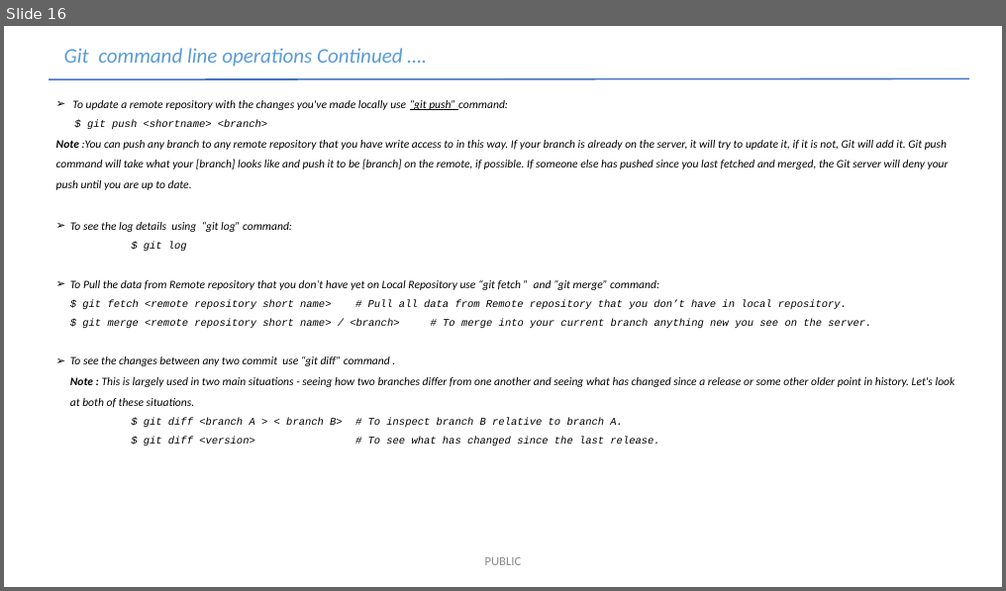
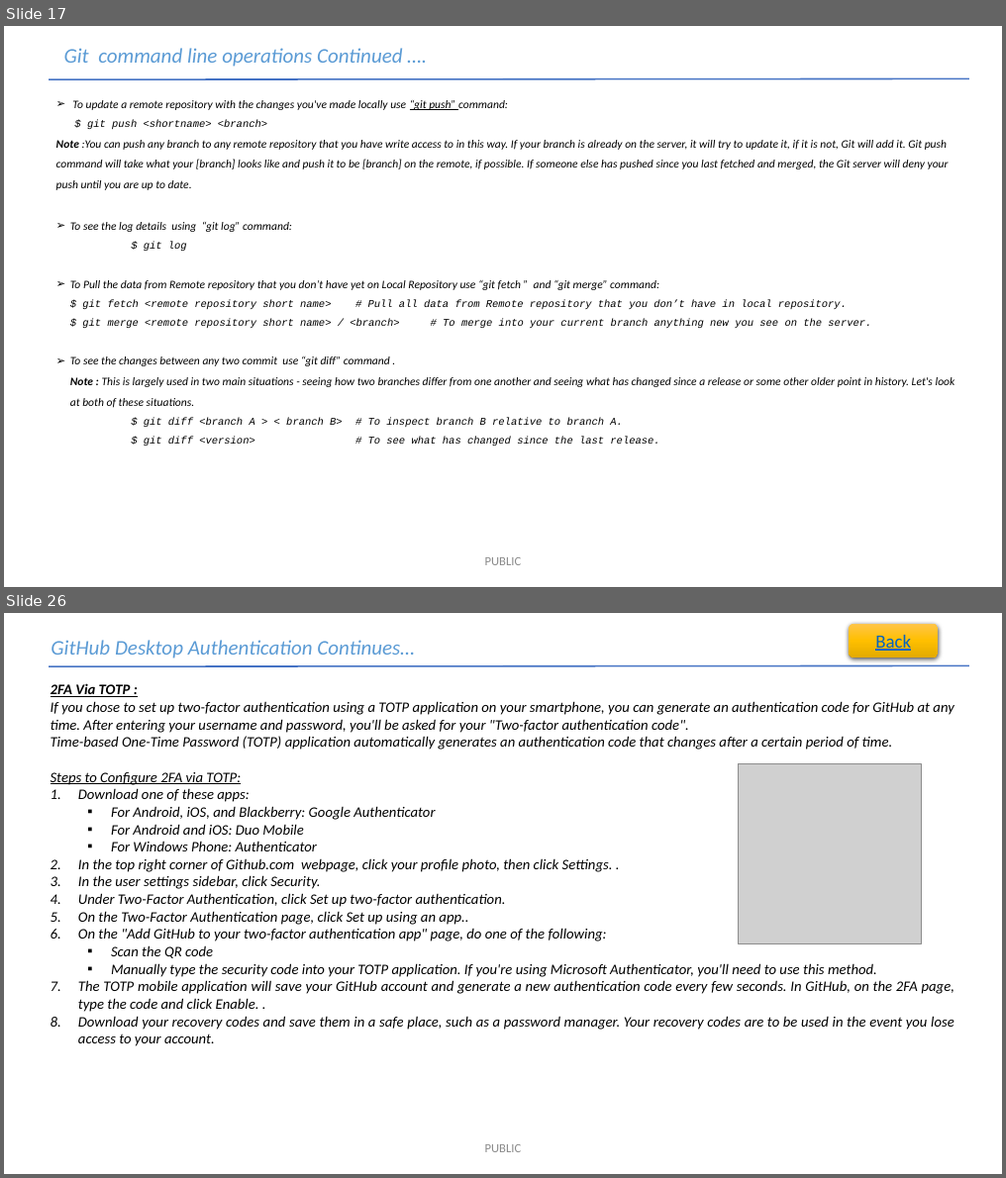
Before and after one commit to rakesh100282/Git-1, a slide deck: Git-V 0.1.pptx. Shown one above the other, each under a label of ours: slide 16 before the commit, slides 17 and 26 after it; the slides between them are not shown. The pictures are 1006x591 and 1006x1178 pixels, drawn with LibreOffice and Linux fonts; fonts in the diff are those of the drawing; grey boxes stand for pictures. Boxes give left, top, right and bottom in pixels: in the first picture for what was removed or moved away, otherwise in the second. Text is boxed around its words. In the diff, an @@ line names an element or a change of style, - is before the commit and + after.

Commit message:
Included Github Desktop slides

```diff
--- a/Git-V 0.1.pptx
+++ b/Git-V 0.1.pptx
@@ slide 26 added at [4, 613, 1002, 1174], background #FFFFFF @@
@@ text added at [51, 640, 414, 659], 20 pt, text #5B9BD5, italic @@
+GitHub Desktop Authentication Continues…
@@ rounded rectangle added at [849, 624, 939, 658], fill gradient #FFC64B to #FFC000 to #E3AB00, 18 pt, text #0563C1, underline @@
+Back
@@ line added from (49, 666) to (969, 666), #4472C4 1.5 pt @@
@@ text added at [51, 683, 954, 1047], 14 pt, text #000000, italic @@
+2FA Via TOTP :
+If you chose to set up two-factor authentication using a TOTP application on your smartphone, you can generate an authentication code for GitHub at any
+time. After entering your username and password, you'll be asked for your "Two-factor authentication code".
+Time-based One-Time Password (TOTP) application automatically generates an authentication code that changes after a certain period of time.
+Steps to Configure 2FA via TOTP:
+1. Download one of these apps:
+  ▪ For Android, iOS, and Blackberry: Google Authenticator
+  ▪ For Android and iOS: Duo Mobile
+  ▪ For Windows Phone: Authenticator
+2. In the top right corner of Github.com webpage, click your profile photo, then click Settings. .
+3. In the user settings sidebar, click Security.
+4. Under Two-Factor Authentication, click Set up two-factor authentication.
+5. On the Two-Factor Authentication page, click Set up using an app..
+6. On the "Add GitHub to your two-factor authentication app" page, do one of the following:
+  ▪ Scan the QR code
+  ▪ Manually type the security code into your TOTP application. If you're using Microsoft Authenticator, you'll need to use this method.
+7. The TOTP mobile application will save your GitHub account and generate a new authentication code every few seconds. In GitHub, on the 2FA page, type the code and click Enable. .
+8. Download your recovery codes and save them in a safe place, such as a password manager. Your recovery codes are to be used in the event you lose access to your account.
@@ picture added at [738, 764, 922, 944] @@
@@ text added at [485, 1145, 522, 1153], 12 pt, text #8C8C8C @@
+PUBLIC
@@ what was slide 16 is now slide 17 @@
```
Also in this commit, not shown: 8 slides changed, 10 other slides added, 1 slide removed.
